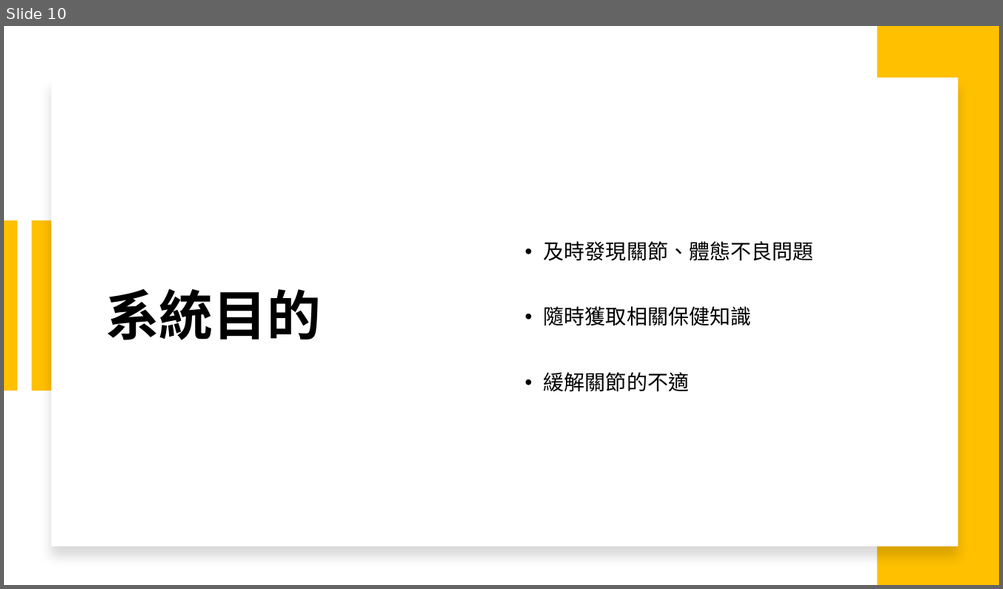
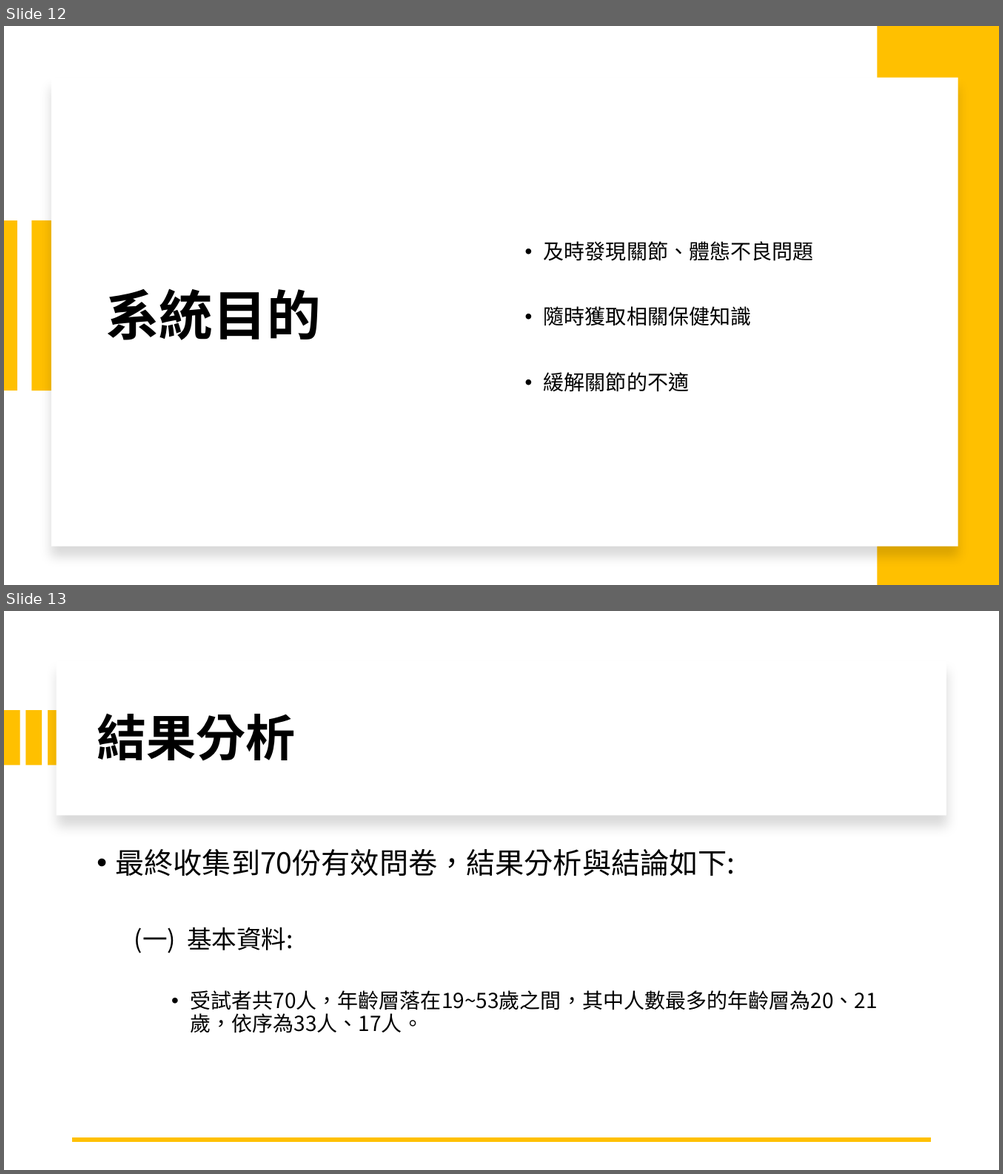
Before and after one commit to michaelchen1225/-, a slide deck: 企研/企研報告.pptx. Shown one above the other, each under a label of ours: slide 10 before the commit, slides 12 and 13 after it. The pictures are 1003x589 and 1003x1174 pixels, drawn with LibreOffice and Linux fonts; fonts in the diff are those of the drawing. Boxes give left, top, right and bottom in pixels: in the first picture for what was removed or moved away, otherwise in the second. Text is boxed around its words. In the diff, an @@ line names an element or a change of style, - is before the commit and + after.

```diff
--- a/企研/企研報告.pptx
+++ b/企研/企研報告.pptx
@@ slide 13 added at (x1=4, y1=611, x2=999, y2=1170), background #FFFFFF @@
@@ rectangle added at (x1=57, y1=661, x2=946, y2=815), fill #FFFFFF @@
@@ rectangle added at (x1=4, y1=710, x2=20, y2=766), fill #FFC000 @@
@@ rectangle added at (x1=25, y1=710, x2=41, y2=766), fill #FFC000 @@
@@ rectangle added at (x1=48, y1=710, x2=64, y2=766), fill #FFC000 @@
@@ title added at (x1=96, y1=713, x2=296, y2=761), 48 pt, text #000000, bold @@
+結果分析
@@ text added at (x1=115, y1=849, x2=877, y2=1034), 20 pt, text #000000 @@
+• 最終收集到70份有效問卷，結果分析與結論如下:
+  (一) 基本資料:
+    • 受試者共70人，年齡層落在19~53歲之間，其中人數最多的年齡層為20、21歲，依序為33人、17人。
@@ line added from (930, 1140) to (73, 1140), #FFC000 4.5 pt @@
@@ what was slide 10 is now slide 12 @@
```
Also in this commit, not shown: 8 slides changed, 10 other slides added, 6 slides removed, 8 other files.
